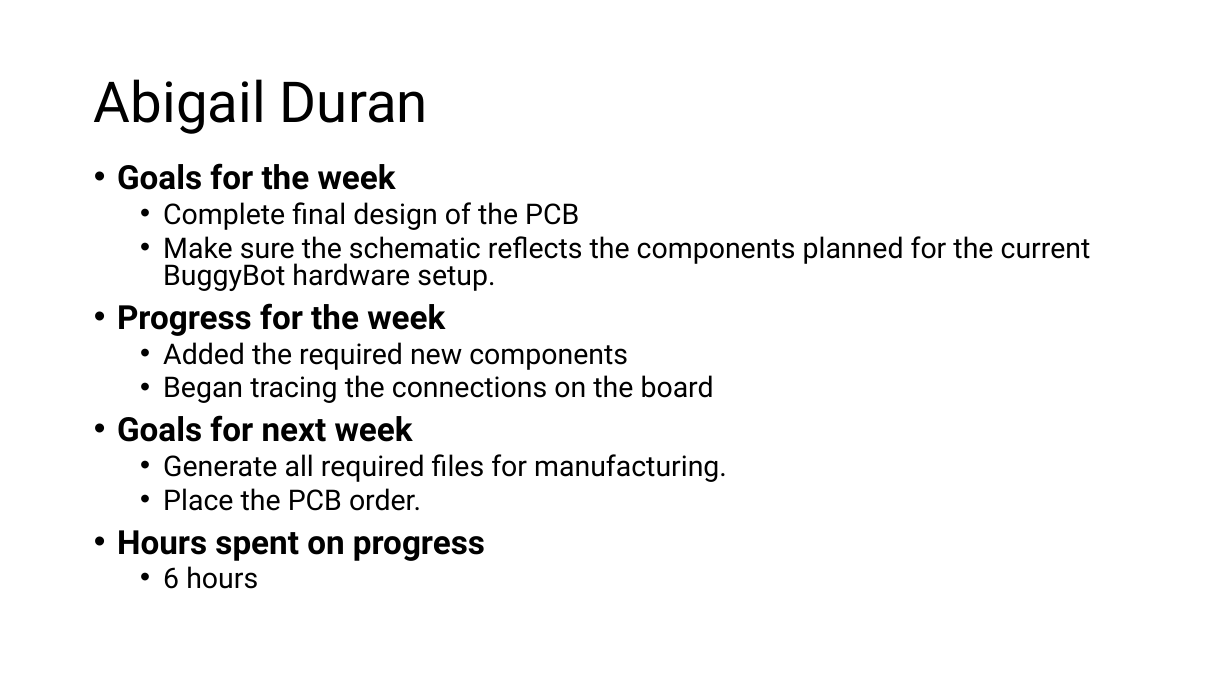
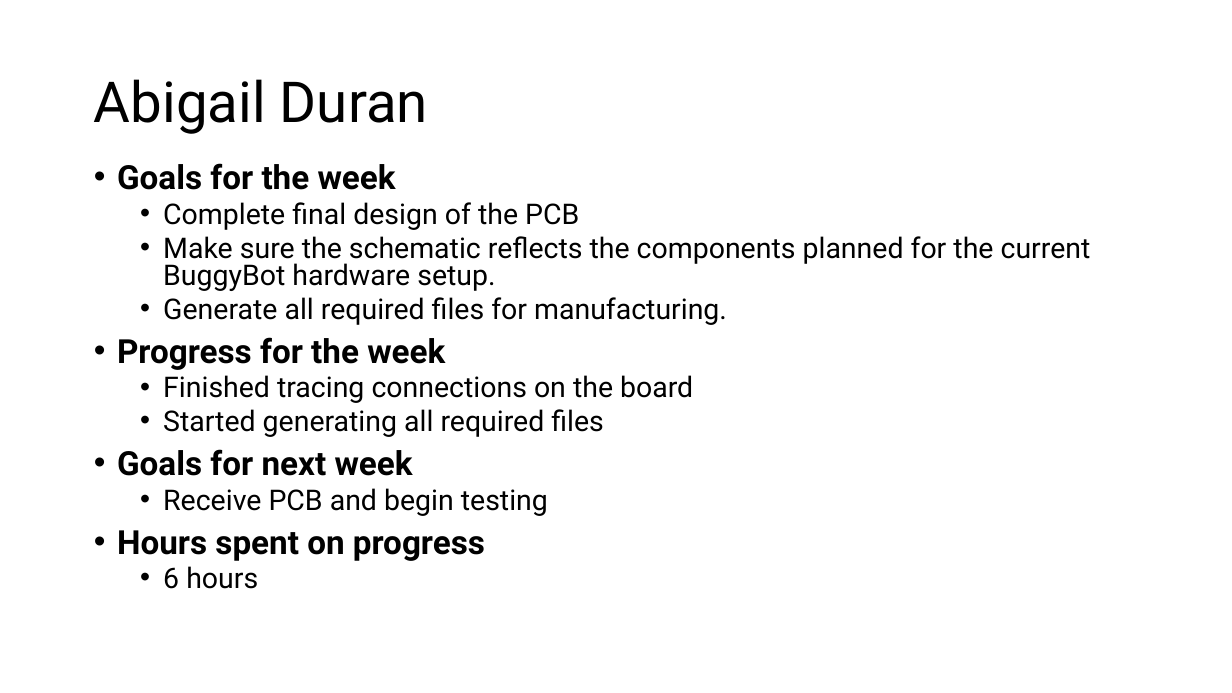
Before and after one commit to EthanWellsSr/BuggyBot, a slide deck: slide 1 of Weekly Reports/slides/4-abigail-duran.pptx. Drawn at 1232x693 pixels with LibreOffice and Linux fonts; fonts in the diff are those of the drawing. Boxes give left, top, right and bottom in pixels: in the first picture for what was removed or moved away, otherwise in the second. Text is boxed around its words. In the diff, an @@ line names an element or a change of style, - is before the commit and + after.

Commit message:
Week 11 Slide updates & Completed KiCAD files with Gerbers, BOM, and Pick and place

```diff
--- a/Weekly Reports/slides/4-abigail-duran.pptx
+++ b/Weekly Reports/slides/4-abigail-duran.pptx
@@ text at [163,297,727,325]: paragraph added @@
+  • Generate all required files for manufacturing.
@@ text at [163,375,693,437]: text changed @@
-  • Added the required new components
-  • Began tracing the connections on the board
+  • Finished tracing connections on the board
+  • Started generating all required files
@@ text at [163,488,548,516]: text changed @@
-  • Generate all required files for manufacturing.
-  • Place the PCB order.
+  • Receive PCB and begin testing
```
Also in this commit, not shown: 1 other slide changed, 24 other files.
